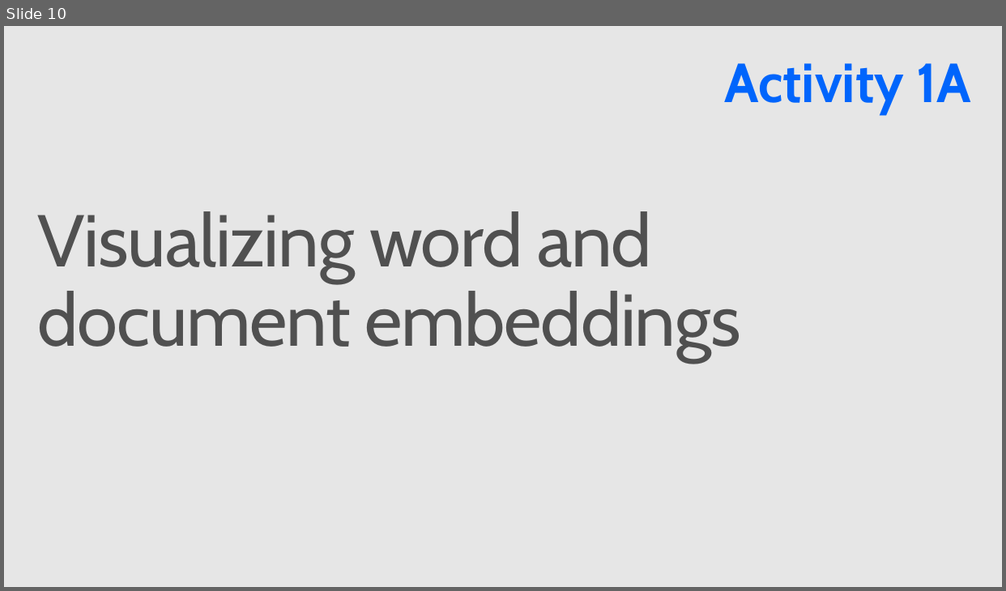
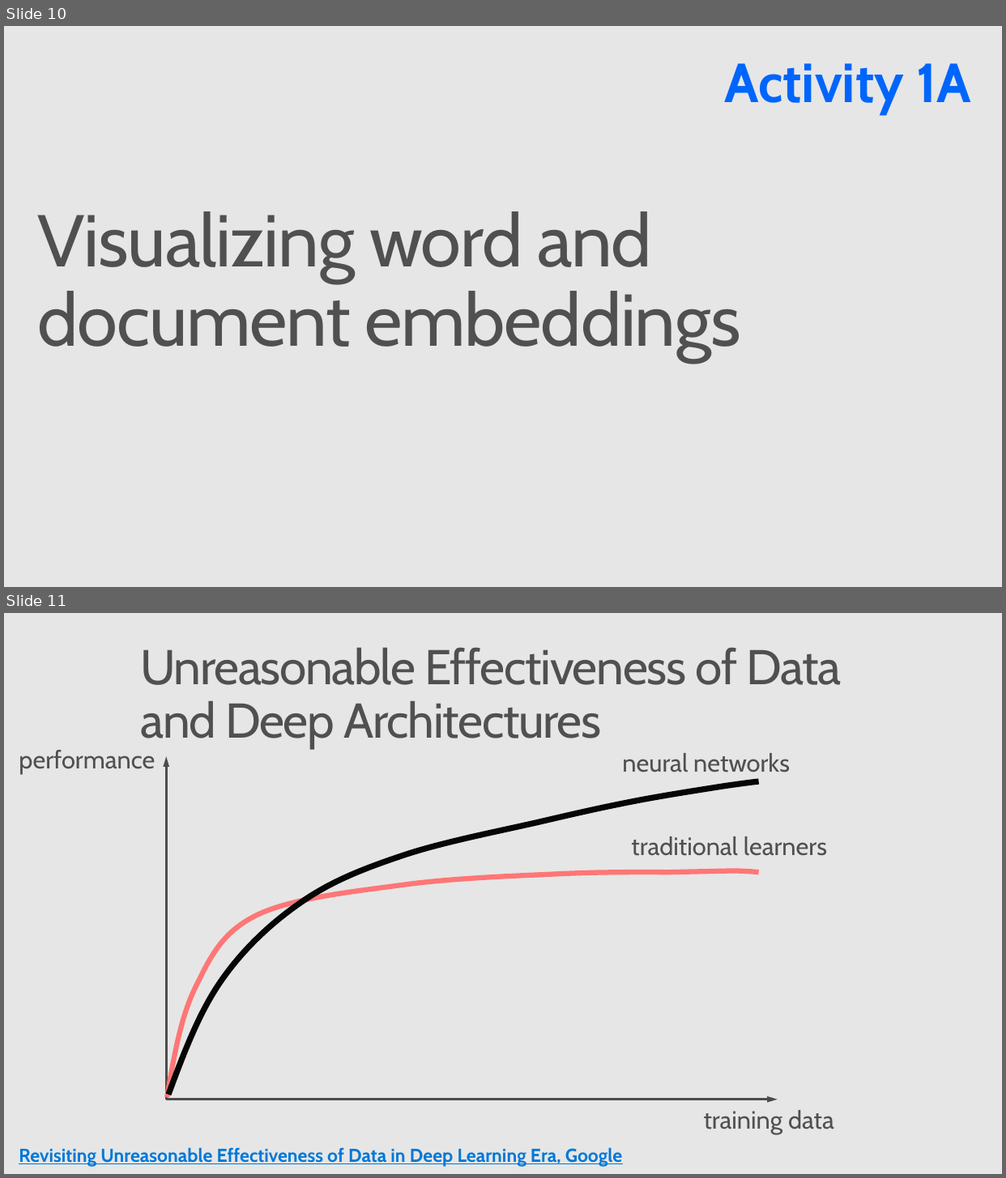
Before and after one commit to Azure/Strata2018, a slide deck: active_learning_workshop.pptx. Shown one above the other, each under a label of ours: slide 10 before the commit, slides 10 and 11 after it. The pictures are 1006x591 and 1006x1178 pixels, drawn with LibreOffice and Linux fonts; fonts in the diff are those of the drawing; background and template pictures are left out. Boxes give left, top, right and bottom in pixels: in the first picture for what was removed or moved away, otherwise in the second. Text is boxed around its words. In the diff, an @@ line names an element or a change of style, - is before the commit and + after.

```diff
--- a/active_learning_workshop.pptx
+++ b/active_learning_workshop.pptx
@@ slide 11 added at (4,613,1002,1174), background #E6E6E6 @@
@@ title added at (140,647,841,748), 48 pt, text #505050 @@
+Unreasonable Effectiveness of Data and Deep Architectures
@@ text added at (19,750,155,774), 24.5 pt, text #505050 @@
+performance
@@ arrow added from (166, 1100) to (166, 757), #4C4C4C 2 pt @@
@@ text added at (622,753,790,773), 24.5 pt, text #505050 @@
+neural networks
@@ freeform shape added at (168,781,758,1095), outline #060606 5.75 pt @@
@@ text added at (631,837,827,856), 24.5 pt, text #505050 @@
+traditional learners
@@ freeform shape added at (167,871,758,1098), outline #FF7676 5 pt @@
@@ arrow added from (166, 1100) to (778, 1100), #4C4C4C 2 pt @@
@@ text added at (704,1110,834,1135), 24.5 pt, text #505050 @@
+training data
@@ text added at (19,1148,623,1167), 18.4 pt, text #0078D7, bold, underline @@
+Revisiting Unreasonable Effectiveness of Data in Deep Learning Era, Google
```
Also in this commit, not shown: 3 other slides added.
